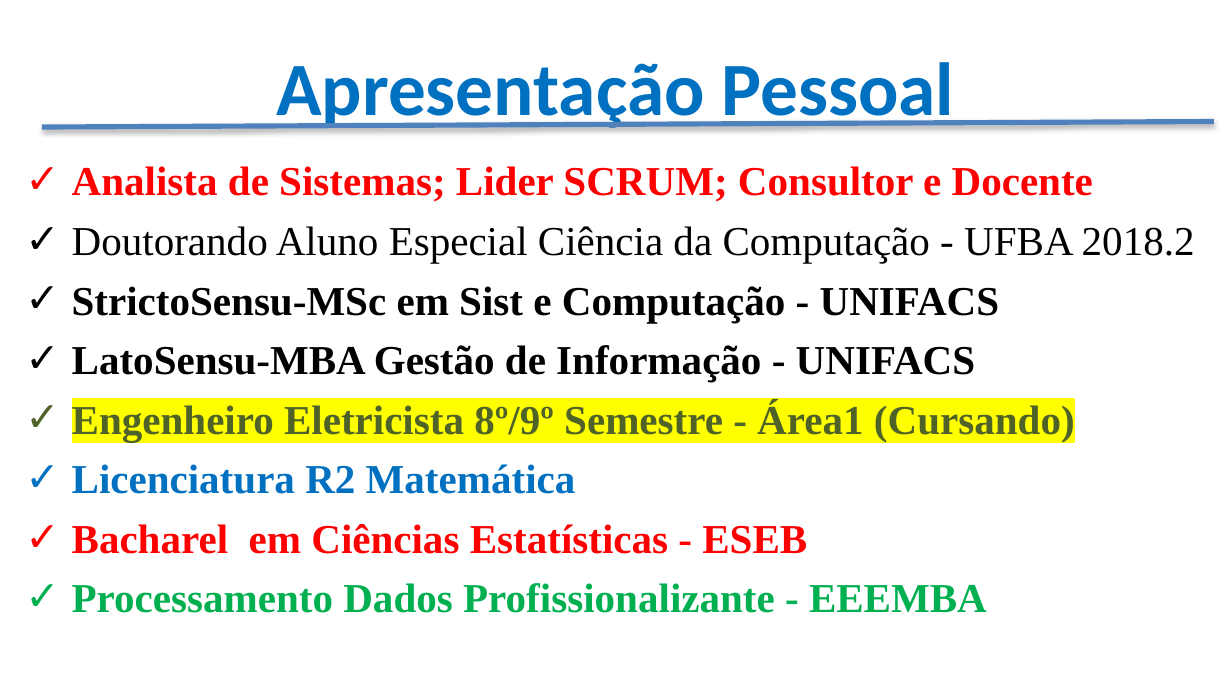
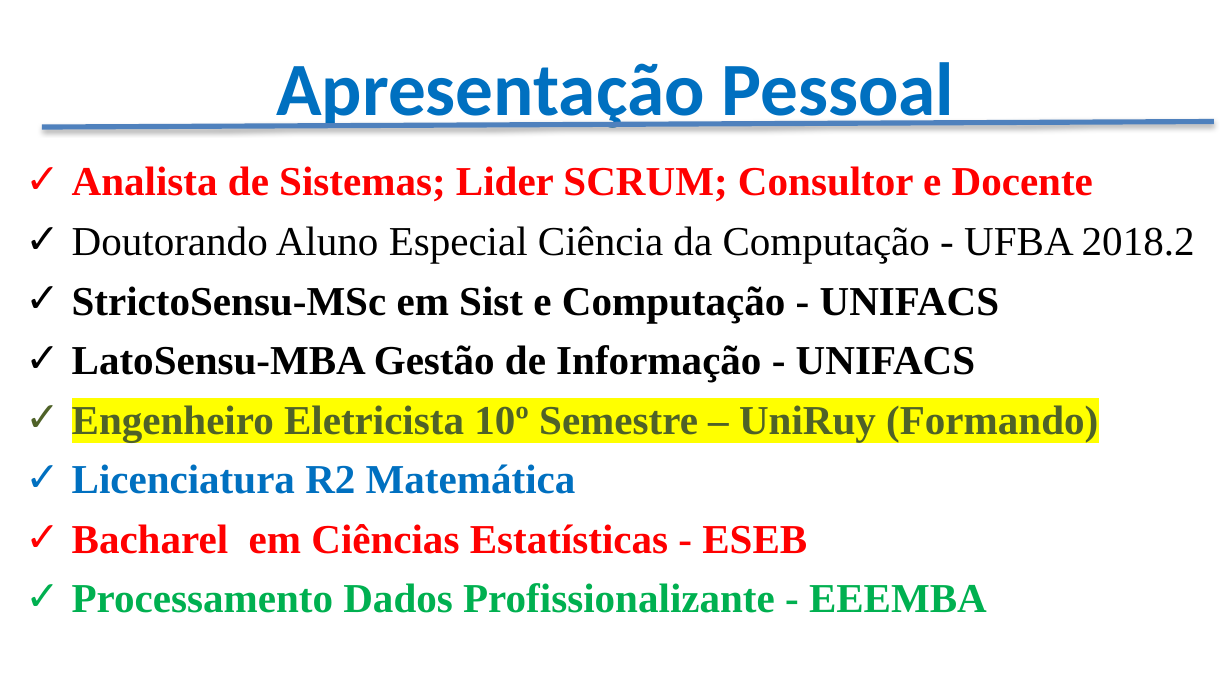
Before and after one commit to CloudEducationBrazil/WydenUniRuyPythonRAD, a slide deck: slide 3 of 01 Classes/Apresentação - Desenvolvimento RAD Python.pptx. Drawn at 1232x693 pixels with LibreOffice and Linux fonts; fonts in the diff are those of the drawing; background and template pictures are left out. Boxes give left, top, right and bottom in pixels: in the first picture for what was removed or moved away, otherwise in the second. Text is boxed around its words. In the diff, an @@ line names an element or a change of style, - is before the commit and + after.

```diff
--- a/01 Classes/Apresentação - Desenvolvimento RAD Python.pptx
+++ b/01 Classes/Apresentação - Desenvolvimento RAD Python.pptx
@@ text at bbox=[72, 405, 1098, 442]: text changed @@
-✓ Engenheiro Eletricista 8º/9º Semestre - Área1 (Cursando)
+✓ Engenheiro Eletricista 10º Semestre – UniRuy (Formando)
```
Also in this commit, not shown: 1 other slide changed, 1 slide added, 3 slides removed, 1 other file.
